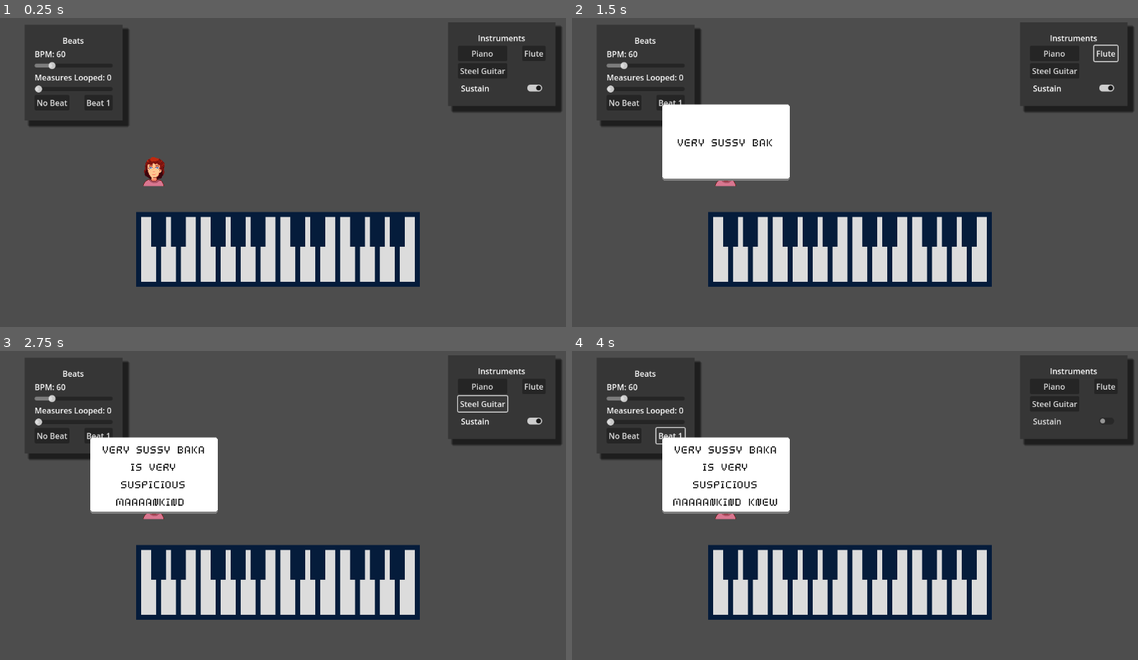
Above: before the commit, frames 1-4 (two rows, left to right).
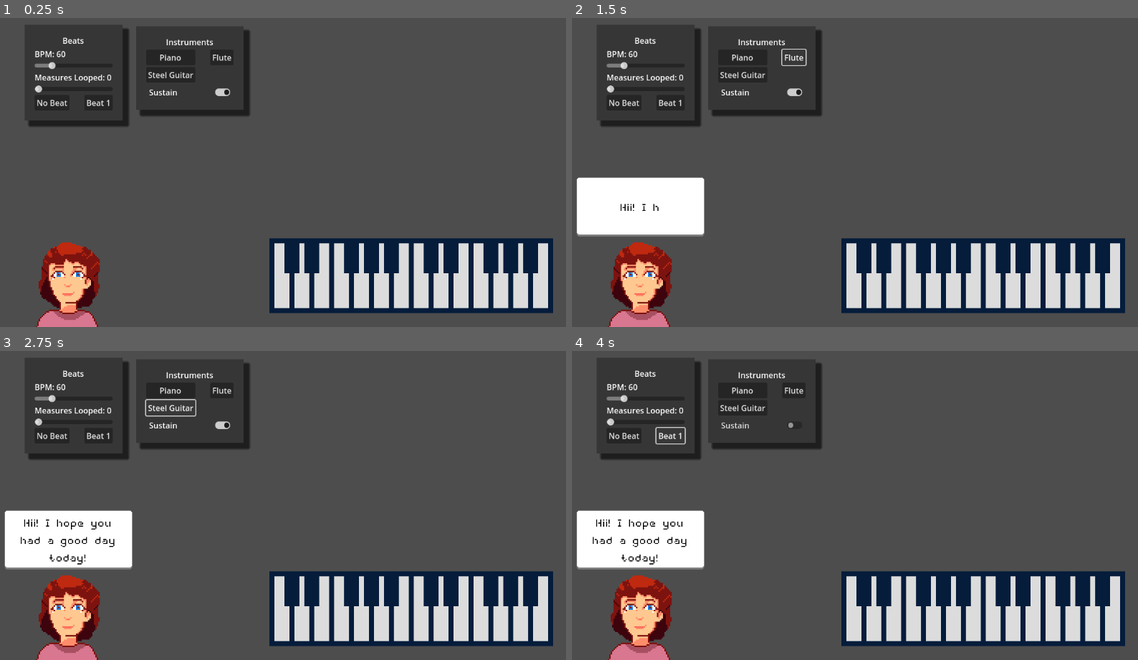
Above: after the commit, the same moments.

Repository: luciusvinicius/music-game-prototype
Game: Godot game, scene res://src/main.tscn
The game is run twice, just before and just after one commit, with the same random seed, the same clock (stepped at 60 frames per second) and the same inputs.
Inputs:
- Up to frame 1 (0.25 s): no input
- Up to frame 2 (1.5 s): click "Beat 1" at 0.5 s; click "Flute" at 1.25 s
- Up to frame 3 (2.75 s): click "Steel Guitar" at 2 s
- Up to frame 4 (4 s): click "Sustain" at 2.75 s; click "Beat 1" at 3.5 s

The runs differ from the first frame. In frame 1, 25% of the frame differs, in the area x 6-100%, y 2-100%; in frame 2, 34%; in frame 3, 34%; in frame 4, 34%, in the area x 0-100%, y 2-100%.

Commit message:
closes #11

Diff:
--- a/project.godot
+++ b/project.godot
@@ -21,6 +21,7 @@
 Beats="*res://src/autoloads/beats.gd"
 Instruments="*res://src/autoloads/instruments.gd"
 SignalManager="*res://src/autoloads/signal_manager.gd"
+NpcDialogue="*res://src/npc/npc_dialogue.gd"
 
 [display]
 
--- a/src/beat/BeatKeySynchronizer.gd
+++ b/src/beat/BeatKeySynchronizer.gd
@@ -93,7 +93,7 @@
 	var notes = queue.filter(func(k): return k.note == key and k.duration == 0.0) # Only one of those can exist
 
 	if notes.size() != 1:
-		print("Fodeu")
+		print("read key release size != 1")
 
 	if notes.size() == 1:
 		var note = notes[0]
--- a/src/main.tscn
+++ b/src/main.tscn
@@ -11,7 +11,7 @@
 [node name="Camera2D" type="Camera2D" parent="."]
 
 [node name="Keyboard" parent="." instance=ExtResource("1_yi20y")]
-position = Vector2(-148, 163)
+position = Vector2(120, 216)
 scale = Vector2(10, 10)
 base_octave = -1
 
@@ -22,12 +22,12 @@
 offset_bottom = -283.0
 
 [node name="InstrumentSelection" parent="." instance=ExtResource("3_j4p1w")]
-offset_left = 339.0
-offset_top = -288.0
-offset_right = -597.0
-offset_bottom = -771.0
+offset_left = -288.0
+offset_top = -280.0
+offset_right = -1224.0
+offset_bottom = -763.0
 
 [node name="BeatKeySynchronizer" parent="." instance=ExtResource("4_21lxm")]
 
 [node name="NPC" parent="." instance=ExtResource("5_by0su")]
-position = Vector2(-252, 9)
+position = Vector2(-424, 232)
--- a/src/npc/npc.gd
+++ b/src/npc/npc.gd
@@ -1,18 +1,19 @@
 extends Node2D
 
 @onready var speech_balloon = $SpeechBalloon
-const SPEECH := "VERY SUSSY BAKA IS VERY SUSPICIOUS MAAAANKIND KNEW"
-
+@onready var animation = $AnimatedSprite
 
 func _ready():
 	var timer = get_tree().create_timer(1)
 	await timer.timeout
-	speak(SPEECH)
+	speak(NpcDialogue.get_greeting())
 
 func speak(text:String):
+	animation.play("talking")
 	speech_balloon.show()
-	speech_balloon.display_text(text)
+	speech_balloon.display_dialogue(text)
 
 
 func _on_speech_balloon_finished_speech():
+	animation.play("default")
 	speech_balloon.hide()
--- a/src/npc/npc.tscn
+++ b/src/npc/npc.tscn
@@ -11,6 +11,14 @@
 [sub_resource type="AtlasTexture" id="AtlasTexture_pmxia"]
 atlas = ExtResource("1_fepdb")
 region = Rect2(128, 0, 64, 64)
+
+[sub_resource type="AtlasTexture" id="AtlasTexture_30fd5"]
+atlas = ExtResource("1_fepdb")
+region = Rect2(0, 0, 64, 64)
+
+[sub_resource type="AtlasTexture" id="AtlasTexture_gr23l"]
+atlas = ExtResource("1_fepdb")
+region = Rect2(64, 0, 64, 64)
 
 [sub_resource type="SpriteFrames" id="SpriteFrames_luq1d"]
 animations = [{
@@ -63,14 +71,25 @@
 "loop": true,
 "name": &"default",
 "speed": 5.0
+}, {
+"frames": [{
+"duration": 1.0,
+"texture": SubResource("AtlasTexture_30fd5")
+}, {
+"duration": 1.0,
+"texture": SubResource("AtlasTexture_gr23l")
+}],
+"loop": true,
+"name": &"talking",
+"speed": 5.0
 }]
 
 [node name="NPC" type="Node2D"]
 script = ExtResource("1_1jh0m")
 
 [node name="AnimatedSprite" type="AnimatedSprite2D" parent="."]
+scale = Vector2(3, 3)
 sprite_frames = SubResource("SpriteFrames_luq1d")
-frame_progress = 0.657847
 
 [node name="SpeechBalloon" parent="." instance=ExtResource("3_4fq45")]
 visible = false
--- /dev/null
+++ b/src/npc/npc_dialogue.gd
@@ -0,0 +1,13 @@
+extends Node
+
+## -- || Consts || --
+const GREETINGS = [
+	"Hello! Glad you are here!",
+	"Hi! Ready to play some music?",
+	"Hii! I hope you had a good day today!"
+]
+
+
+## -- || Getters || --
+func get_greeting():
+	return GREETINGS.pick_random()
--- a/src/npc/speech_balloon.gd
+++ b/src/npc/speech_balloon.gd
@@ -15,7 +15,7 @@
 var text := ""
 var letter_idx := 0
 
-func display_text(display_text:String):
+func display_dialogue(display_text:String):
 	text = display_text
 	label.text = text
 
@@ -29,21 +29,21 @@
 		await resized # wait for y
 		custom_minimum_size.y = size.y
 
-	#position.x -= size.x / 2
-	#position.y -= size.y + 24
+	#\position.x -= size.x / 2
+	position.y -= size.y - 25
 
 	label.text = ""
 	_display_next_letter()
 
 func _display_next_letter():
-	var char = text[letter_idx]
-	label.text += char
+	var ch = text[letter_idx]
+	label.text += ch
 	letter_idx += 1
 	if letter_idx >= text.length():
 		finish_timer.start(FINISH_TIME_MULTIPLIER * text.length())
 		return
 
-	match char:
+	match ch:
 		"!", ".", "?", ",":
 			display_timer.start(PUNCTUATION_TIME)
 		" ":
Not shown: 1 places in src/npc/npc.tscn that only renumber resources
